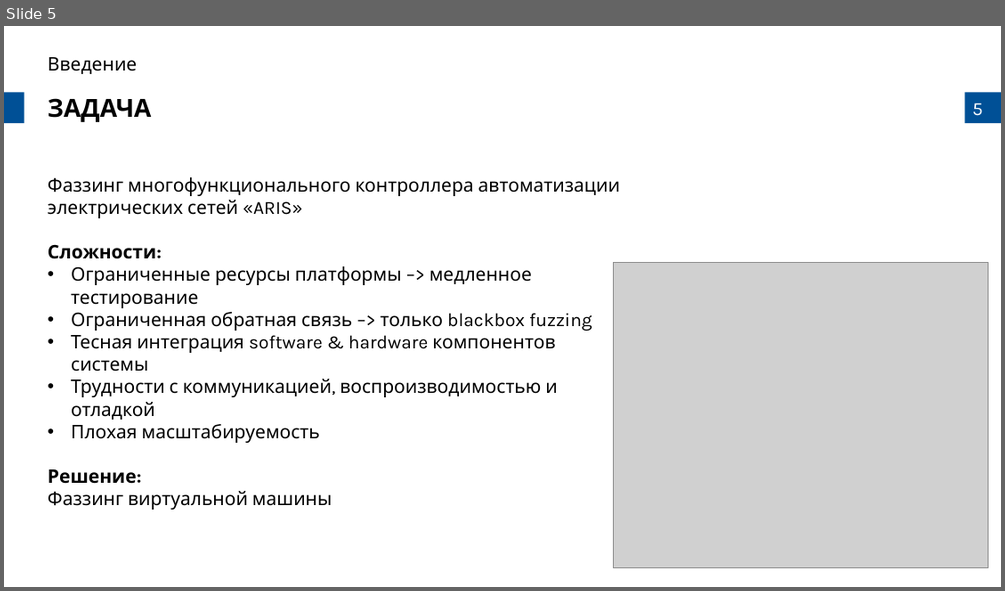
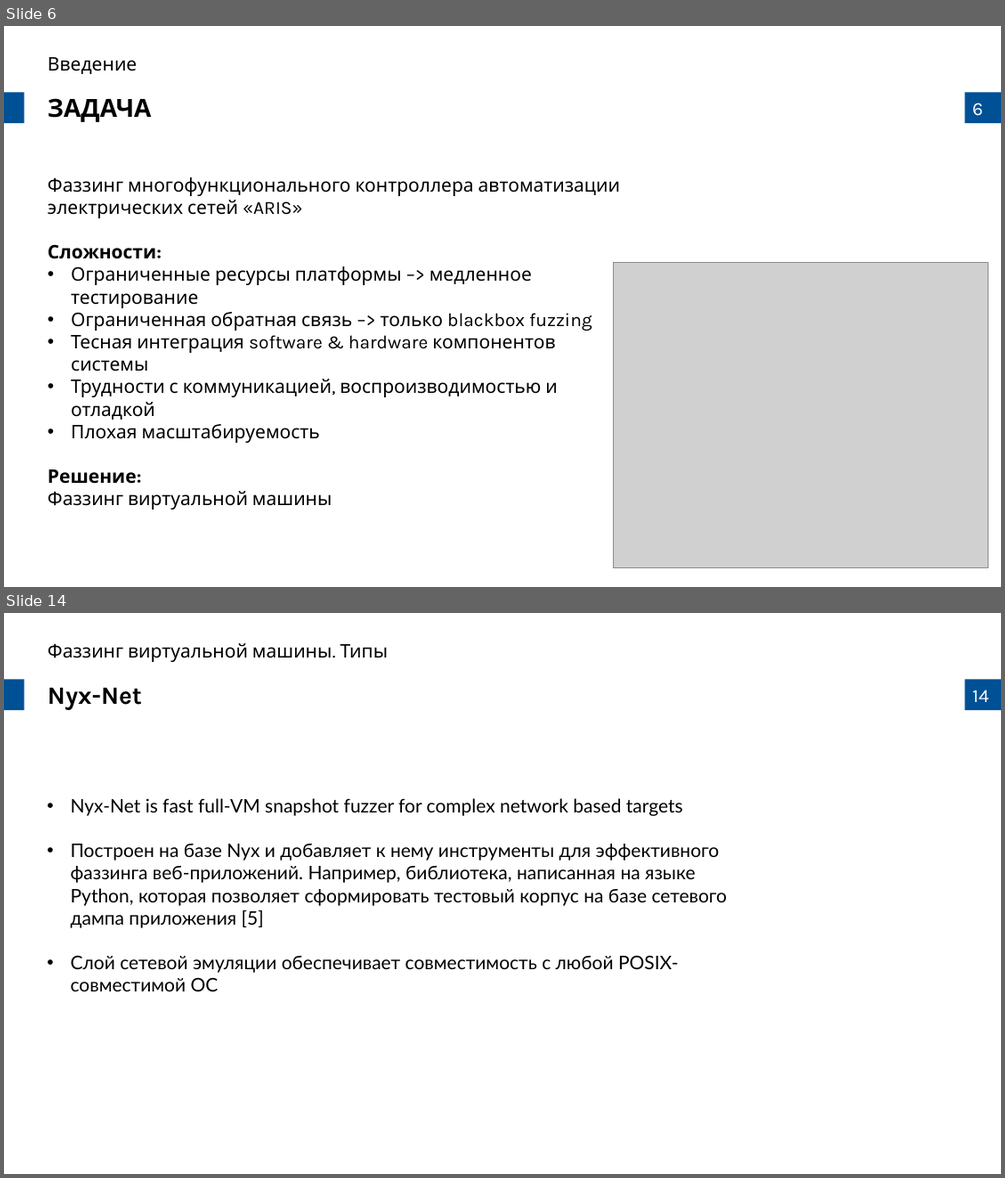
Before and after one commit to prostoAlexandr/BeeTech_2024, a slide deck: Belikov_Virtual_machine_fuzzing_types_and_approaches.pptx. Shown one above the other, each under a label of ours: slide 5 before the commit, slides 6 and 14 after it; the slides between them are not shown. The pictures are 1005x591 and 1005x1178 pixels, drawn with LibreOffice and Linux fonts; fonts in the diff are those of the drawing; grey boxes stand for pictures; background and template pictures are left out. Boxes give left, top, right and bottom in pixels: in the first picture for what was removed or moved away, otherwise in the second. Text is boxed around its words. In the diff, an @@ line names an element or a change of style, - is before the commit and + after.

```diff
--- a/Belikov_Virtual_machine_fuzzing_types_and_approaches.pptx
+++ b/Belikov_Virtual_machine_fuzzing_types_and_approaches.pptx
@@ slide 14 added at (4,613,1001,1174), background #FFFFFF; not listed: 3 template elements that a slide beside it also shows @@
@@ text added at (48,643,388,662), 18 pt, text #000000 @@
+Фаззинг виртуальной машины. Типы
@@ text added at (48,687,142,710), 24 pt, text #000000, bold @@
+Nyx-Net
@@ text added at (71,798,727,991), 18 pt, text #000000 @@
+• Nyx-Net is fast full-VM snapshot fuzzer for complex network based targets
+• Построен на базе Nyx и добавляет к нему инструменты для эффективного фаззинга веб-приложений. Например, библиотека, написанная на языке Python, которая позволяет сформировать тестовый корпус на базе сетевого дампа приложения [5]
+• Слой сетевой эмуляции обеспечивает совместимость с любой POSIX-совместимой ОС
@@ what was slide 5 is now slide 6 @@
@@ page number at (972,103,983,116): text changed @@
-5
+6
```
Also in this commit, not shown: 11 slides changed, 6 other slides added, 2 slides removed, 1 other file.
